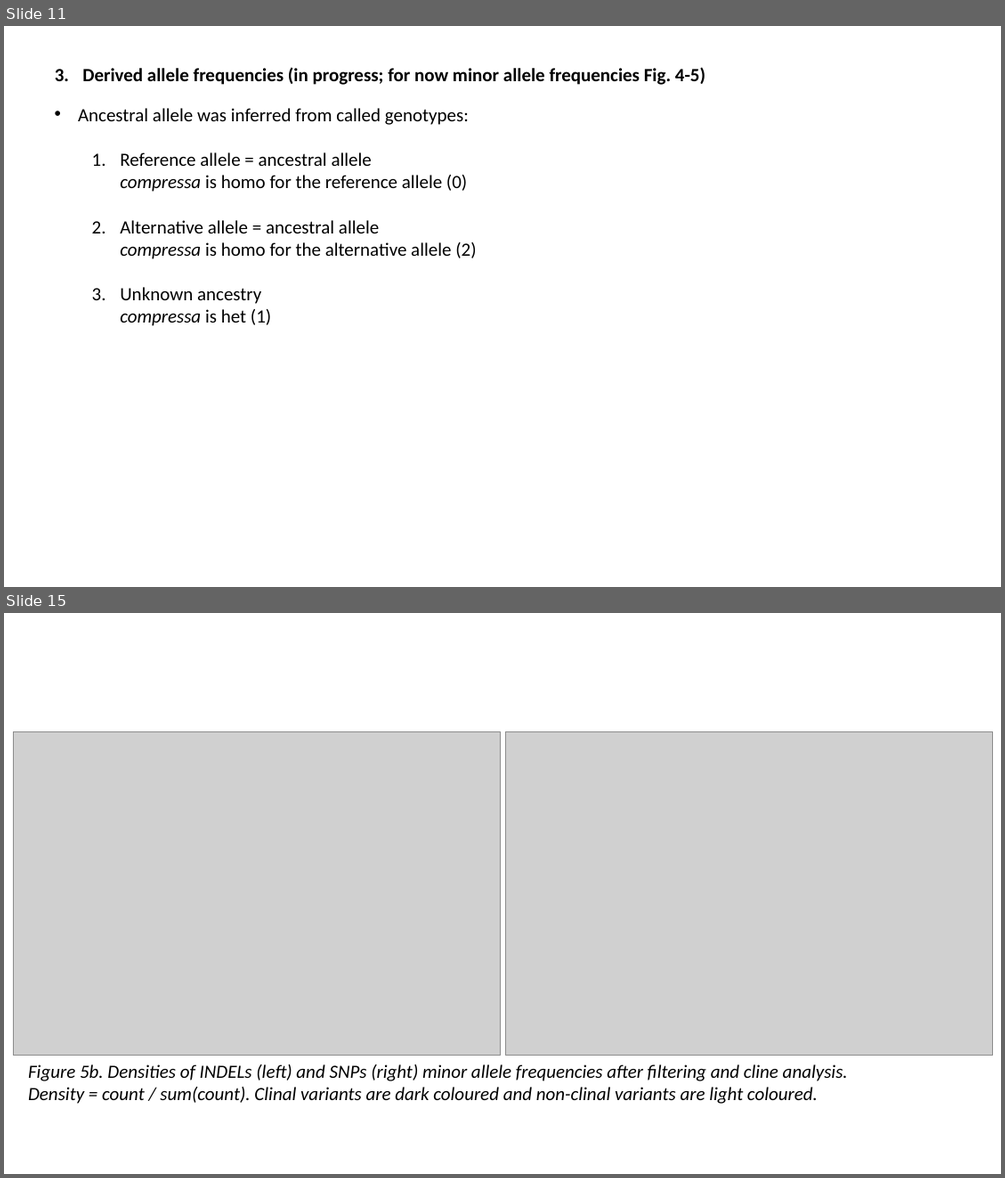
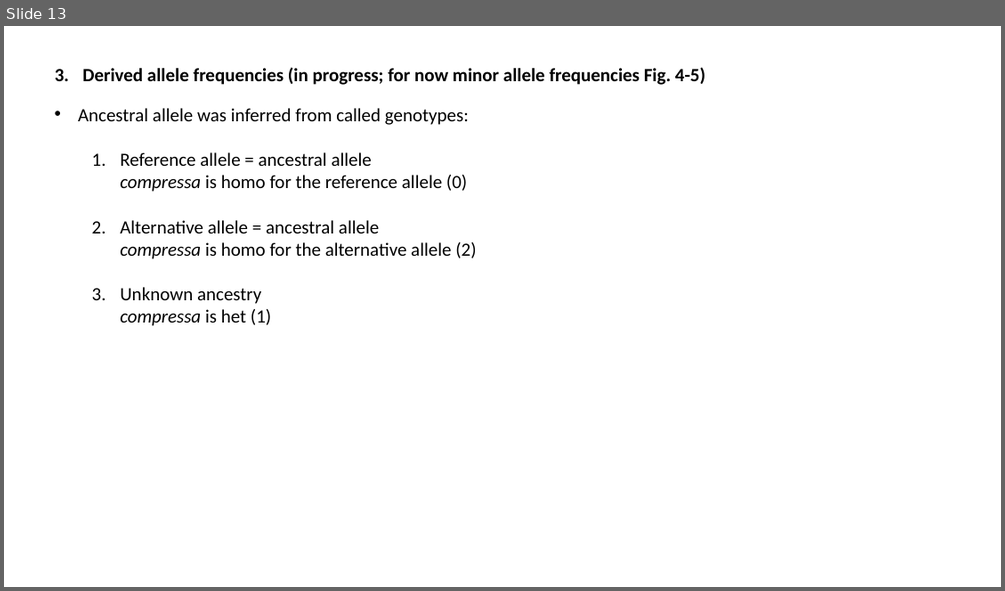
Before and after one commit to sam0per/Littorina_saxatilis_short_variants, a slide deck: short_genetic_variants/docs/short_indels.pptx. Shown one above the other, each under a label of ours: slides 11 and 15 before the commit, slide 13 after it; the slides between them are not shown. The pictures are 1005x1178 and 1005x591 pixels, drawn with LibreOffice and Linux fonts; fonts in the diff are those of the drawing; grey boxes stand for pictures. Boxes give left, top, right and bottom in pixels: in the first picture for what was removed or moved away, otherwise in the second. Text is boxed around its words. In the diff, an @@ line names an element or a change of style, - is before the commit and + after.

Commit message:
cline maf

```diff
--- a/short_genetic_variants/docs/short_indels.pptx
+++ b/short_genetic_variants/docs/short_indels.pptx
@@ slide 15 removed at bbox=[4, 613, 1001, 1174], background #FFFFFF @@
@@ picture removed at bbox=[13, 731, 501, 1055] @@
@@ picture removed at bbox=[506, 731, 994, 1055] @@
@@ text removed at bbox=[28, 1064, 848, 1103] @@
-Figure 5b. Densities of INDELs (left) and SNPs (right) minor allele frequencies after filtering and cline analysis. Density = count / sum(count). Clinal variants are dark coloured and non-clinal variants are light coloured.
@@ what was slide 11 is now slide 13 @@
```
Also in this commit, not shown: 7 slides changed, 2 slides added, 1 other slide removed, 1 other file.
